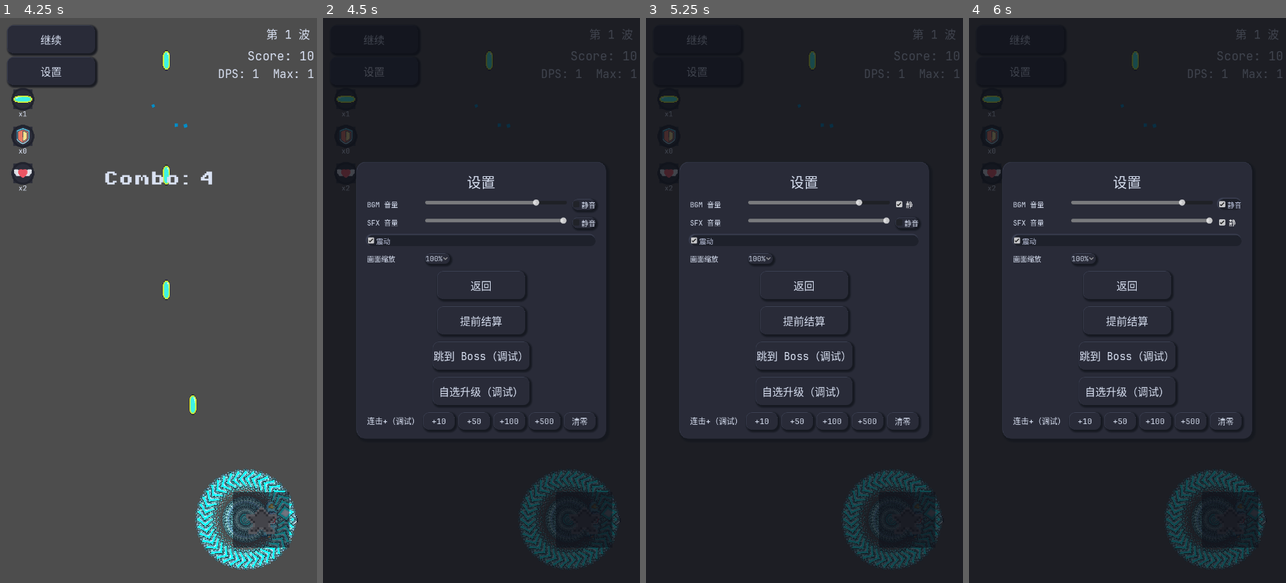
Above: before the commit, frames 1-4 (left to right).
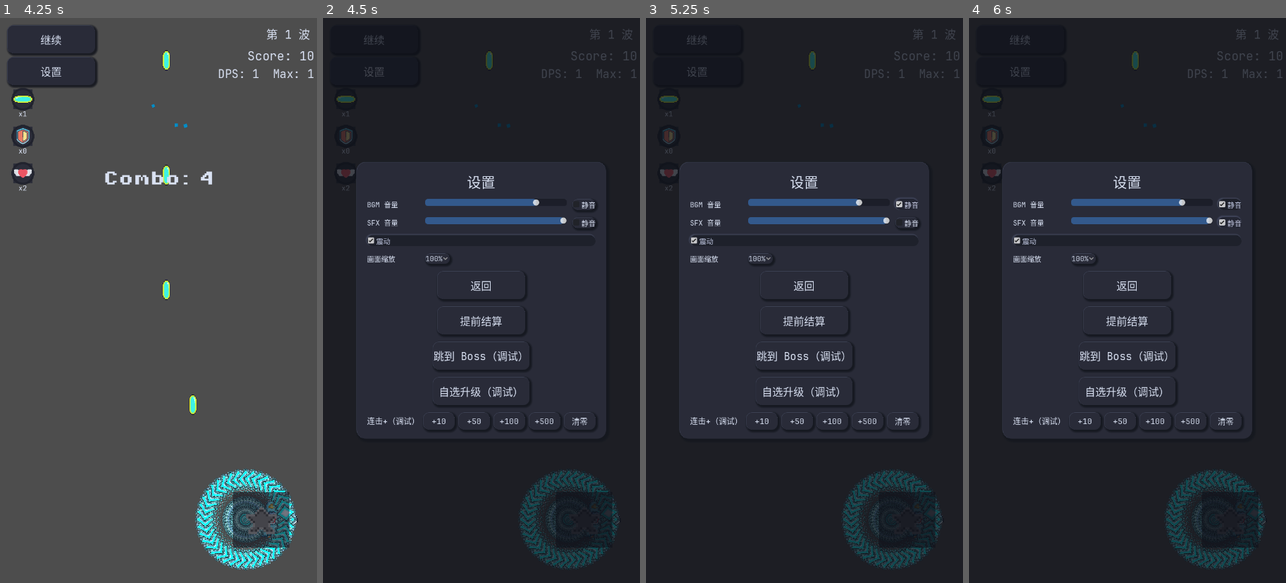
Above: after the commit, the same moments.

Repository: qingzhixing/plane-war
Game: Godot game, scene res://scenes/MainMenu.tscn
Same seed, same stepped clock (60 frames per second), same inputs: the game is played once before the commit and once after it. Sound files missing from this copy of the repository are replaced by a short silence.
Inputs (mouse positions are in pixels of both pictures, inside the frame that each line leads up to):
- Up to frame 1 (4.25 s): click "开始游戏" at 0.5 s; click "暂停" at 1.25 s; click "继续" at 2 s; tap Enter at 2.75 s; move the mouse to (228, 272) at 2.77 s; hold D 2.78-3.5 s; tap P at 2.85 s; click (228, 272) at 2.92 s; tap Space at 3.02 s; drag from (95, 328) to (272, 520) at 3.52 s
- Up to frame 2 (4.5 s): click "设置" at 4.25 s
- Up to frame 3 (5.25 s): click "静音" at 5 s
- Up to frame 4 (6 s): click "静音" at 5.75 s

Frame 1 is identical in both runs. In frame 2, 1.0% of the frame differs, in the area x 32-76%, y 32-37%; in frame 3, 1.0%; in frame 4, 1.0%, in the area x 32-86%, y 32-37%.

Commit message:
🎨 UI: 修复拟态按钮 hover_pressed 变平 & 补全 HSlider 拟态样式
- 新增 Button/styles/hover_pressed：点击后悬停不再回退引擎默认平面样式，
  保持按下的内凹阴影风格（同时修复 CheckBox 勾选后悬停变平的问题）
- 新增 Button/colors/font_hover_pressed_color
- 新增 HSlider/styles/slider（深色内凹轨道）、grabber_area（蓝色填充区）、
  grabber_area_highlight（悬停高亮填充区），设置界面音量条现为拟态风格

Co-Authored-By: Claude Sonnet 4.6 <noreply@anthropic.com>

Diff:
--- a/assets/theme/default_ui_theme.tres
+++ b/assets/theme/default_ui_theme.tres
@@ -50,6 +50,19 @@
 shadow_size = 2
 shadow_offset = Vector2(-2, -2)
 
+[sub_resource type="StyleBoxFlat" id="StyleBoxFlat_btn_hover_pressed"]
+bg_color = Color(0.14, 0.15, 0.20, 1)
+border_width_left = 1
+border_width_top = 1
+border_color = Color(0.10, 0.11, 0.15, 0.9)
+corner_radius_top_left = 14
+corner_radius_top_right = 14
+corner_radius_bottom_right = 14
+corner_radius_bottom_left = 14
+shadow_color = Color(0.28, 0.30, 0.40, 0.65)
+shadow_size = 3
+shadow_offset = Vector2(-2, -2)
+
 [sub_resource type="StyleBoxFlat" id="StyleBoxFlat_raised"]
 bg_color = Color(0.16, 0.17, 0.22, 1)
 border_width_left = 1
@@ -63,17 +76,52 @@
 shadow_size = 6
 shadow_offset = Vector2(4, 4)
 
+[sub_resource type="StyleBoxFlat" id="StyleBoxFlat_slider_track"]
+bg_color = Color(0.11, 0.12, 0.16, 1)
+border_width_left = 1
+border_width_top = 1
+border_color = Color(0.08, 0.09, 0.12, 0.7)
+corner_radius_top_left = 6
+corner_radius_top_right = 6
+corner_radius_bottom_right = 6
+corner_radius_bottom_left = 6
+content_margin_top = 8.0
+content_margin_bottom = 8.0
+
+[sub_resource type="StyleBoxFlat" id="StyleBoxFlat_slider_fill"]
+bg_color = Color(0.20, 0.35, 0.55, 1)
+corner_radius_top_left = 6
+corner_radius_top_right = 6
+corner_radius_bottom_right = 6
+corner_radius_bottom_left = 6
+content_margin_top = 8.0
+content_margin_bottom = 8.0
+
+[sub_resource type="StyleBoxFlat" id="StyleBoxFlat_slider_fill_hl"]
+bg_color = Color(0.26, 0.46, 0.72, 1)
+corner_radius_top_left = 6
+corner_radius_top_right = 6
+corner_radius_bottom_right = 6
+corner_radius_bottom_left = 6
+content_margin_top = 8.0
+content_margin_bottom = 8.0
+
 [resource]
 default_font = ExtResource("2")
 Button/colors/font_color = Color(0.85, 0.88, 0.95, 1)
 Button/colors/font_disabled_color = Color(0.45, 0.5, 0.62, 1)
 Button/colors/font_focus_color = Color(0.85, 0.88, 0.95, 1)
 Button/colors/font_hover_color = Color(0.92, 0.94, 1, 1)
+Button/colors/font_hover_pressed_color = Color(0.78, 0.80, 0.90, 1)
 Button/colors/font_pressed_color = Color(0.75, 0.78, 0.88, 1)
 Button/styles/disabled = SubResource("StyleBoxFlat_btn_disabled")
 Button/styles/focus = SubResource("StyleBoxEmpty_focus")
 Button/styles/hover = SubResource("StyleBoxFlat_btn_hover")
+Button/styles/hover_pressed = SubResource("StyleBoxFlat_btn_hover_pressed")
 Button/styles/normal = SubResource("StyleBoxFlat_btn_normal")
 Button/styles/pressed = SubResource("StyleBoxFlat_btn_pressed")
+HSlider/styles/grabber_area = SubResource("StyleBoxFlat_slider_fill")
+HSlider/styles/grabber_area_highlight = SubResource("StyleBoxFlat_slider_fill_hl")
+HSlider/styles/slider = SubResource("StyleBoxFlat_slider_track")
 Label/colors/font_color = Color(0.85, 0.88, 0.95, 1)
 Panel/styles/panel = SubResource("StyleBoxFlat_raised")
